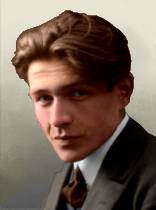
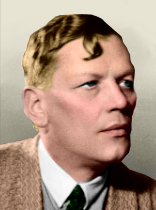
Two versions of the same layered image (156px x 210px). Layer-by-layer changes:
removed layer "6" over 11, 10, 156, 210
removed layer "Colour copy #2" (was lch color) over 11, 10, 156, 210
removed layer "Background" over 11, 10, 156, 210
added layer "Background 2 copy" above "Colour copy #3" over 0, 14, 156, 210
added layer "Colour copy #3" (lch color) above "Background 2" over 0, 13, 156, 210
added layer "Background 2" above "k" over 0, 14, 156, 210
